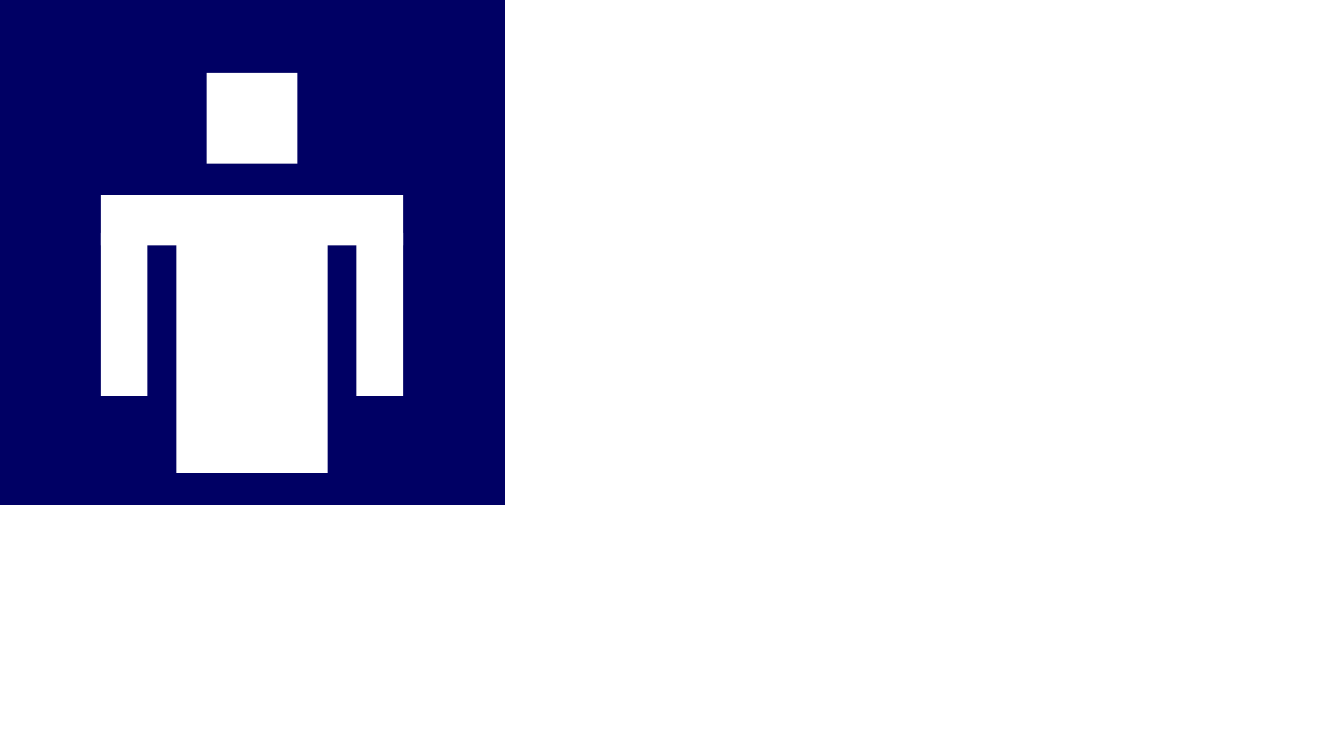
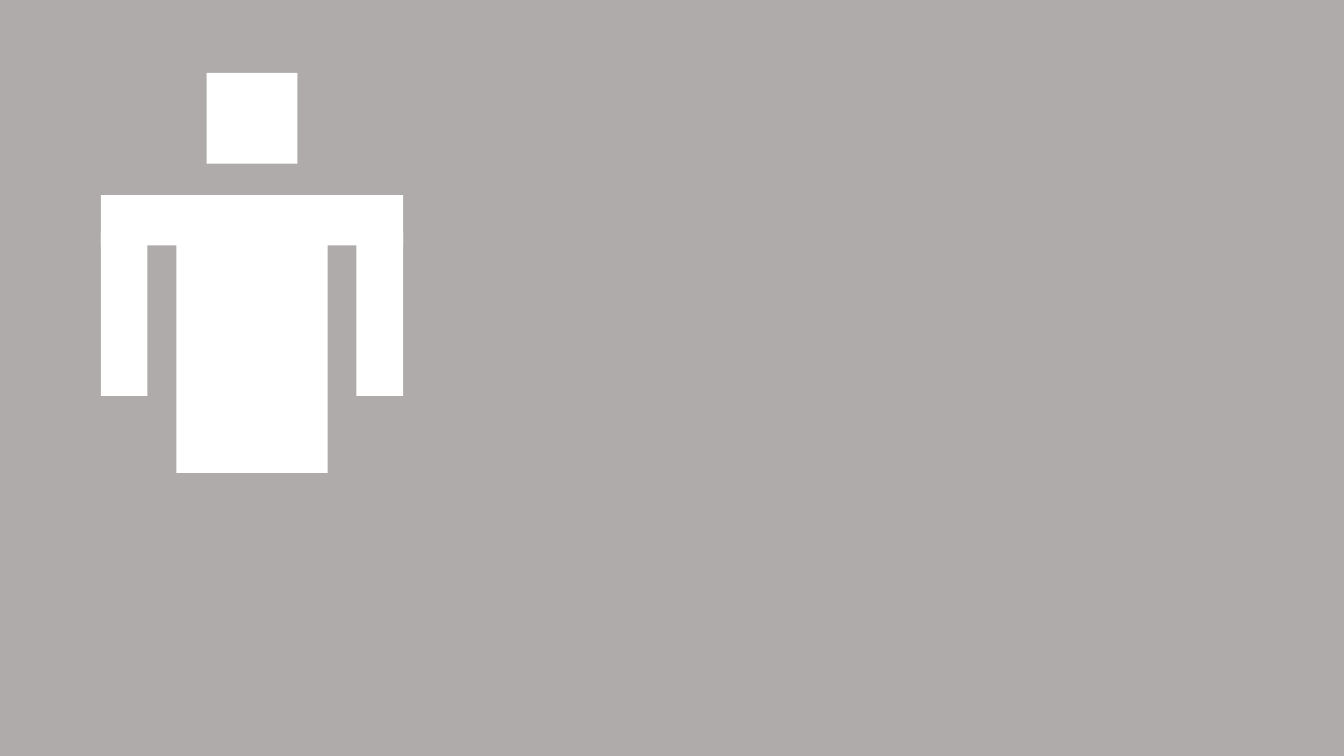
Before and after one commit to ChrisVasterling/chrisvasterling, a slide deck: slide 10 of Files/img/icons/icons.pptx. Drawn at 1344x756 pixels with LibreOffice and Linux fonts; fonts in the diff are those of the drawing. Boxes give left, top, right and bottom in pixels: in the first picture for what was removed or moved away, otherwise in the second. Text is boxed around its words. In the diff, an @@ line names an element or a change of style, - is before the commit and + after.

```diff
--- a/Files/img/icons/icons.pptx
+++ b/Files/img/icons/icons.pptx
@@ background #FFFFFF to #AFABAB @@
@@ rectangle removed at <box>0,0,504,504</box> @@
```
Also in this commit, not shown: 5 other slides changed, 10 slides added, 8 slides removed, 34 other files.
